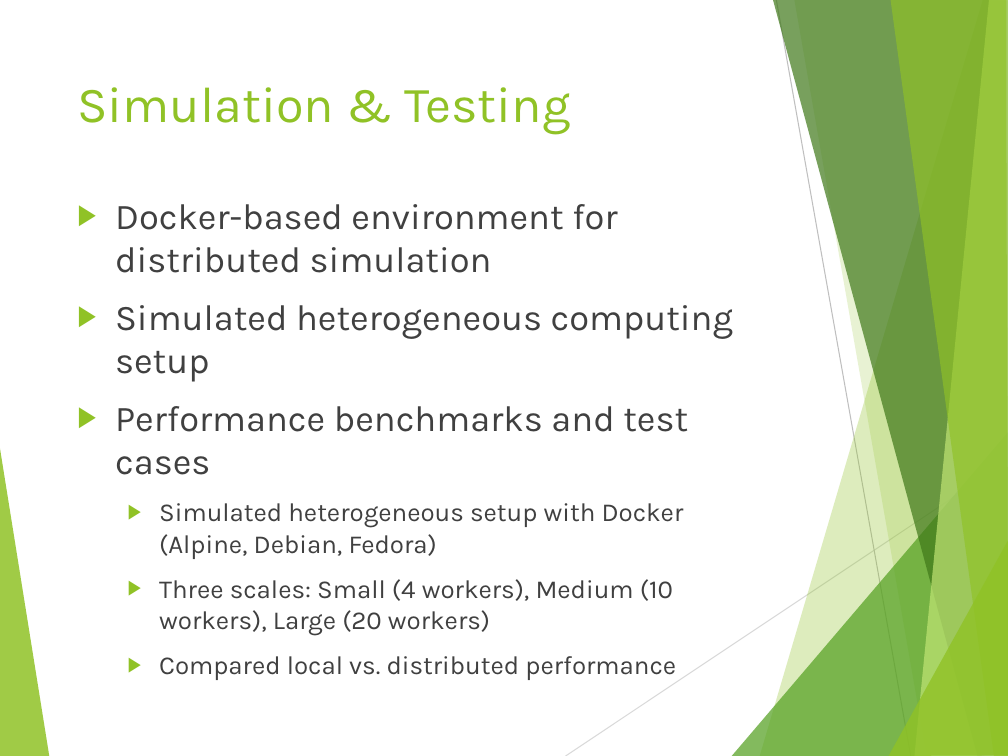
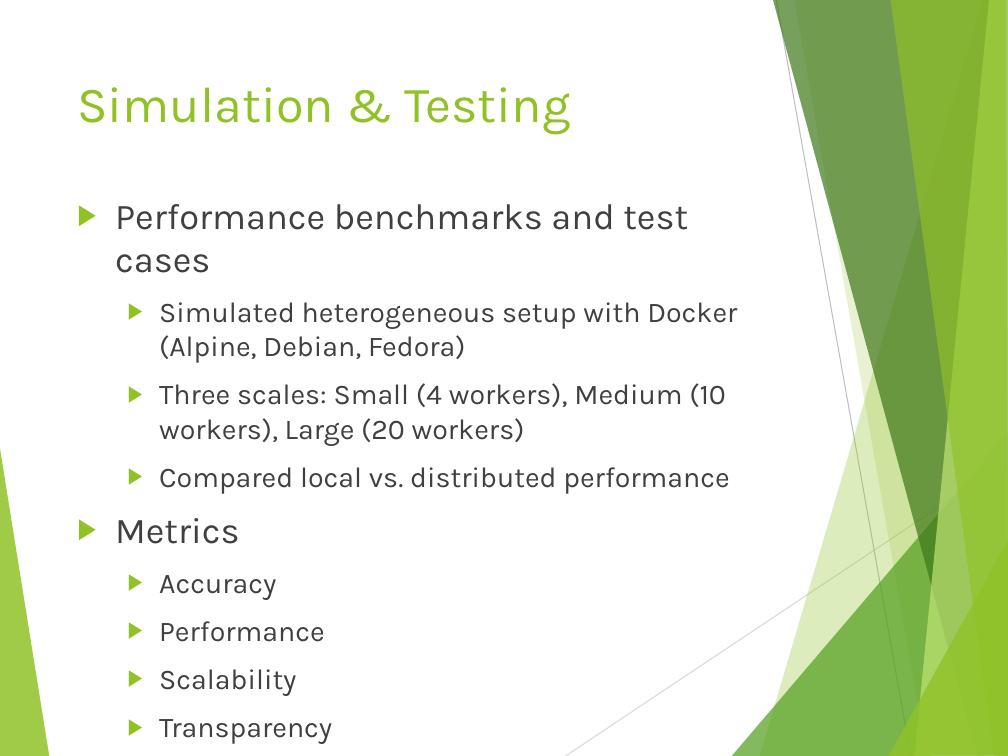
Before and after one commit to rbazzell/distributed-systems-project, a slide deck: slide 7 of DMaC_slides.pptx. Drawn at 1008x756 pixels with LibreOffice and Linux fonts; fonts in the diff are those of the drawing. Boxes give left, top, right and bottom in pixels: in the first picture for what was removed or moved away, otherwise in the second. Text is boxed around its words. In the diff, an @@ line names an element or a change of style, - is before the commit and + after.

```diff
--- a/DMaC_slides.pptx
+++ b/DMaC_slides.pptx
@@ text at (115,204,733,382): paragraphs removed @@
-▶ Docker-based environment for distributed simulation
-▶ Simulated heterogeneous computing setup
@@ text at (159,302,737,494): size 18.5 to 20.4 pt in "Simulated heterogeneous setup with Docker (Alpine, Debian, ...", "Three scales: Small (4 workers), Medium (10 ...", "Compared local vs. distributed performance" @@
@@ text at (115,518,325,696): paragraphs added @@
+▶ Metrics
+  ▶ Accuracy
+  ▶ Performance
+  ▶ Scalability
+  ▶ Transparency
```
Also in this commit, not shown: 7 other slides changed.
